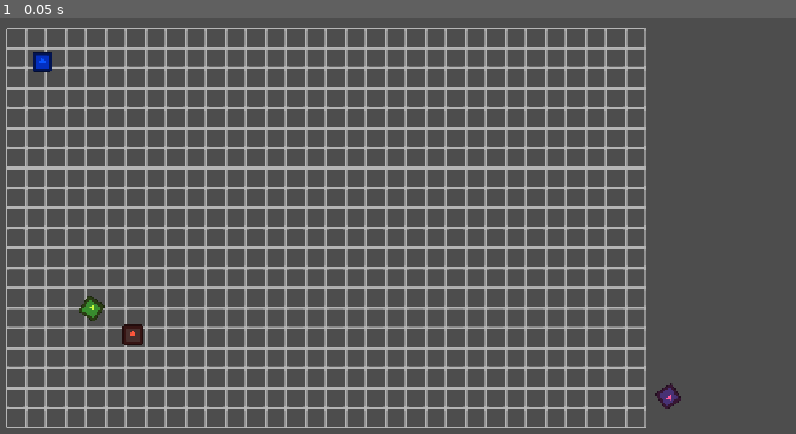
Above: before the commit, frame 1.
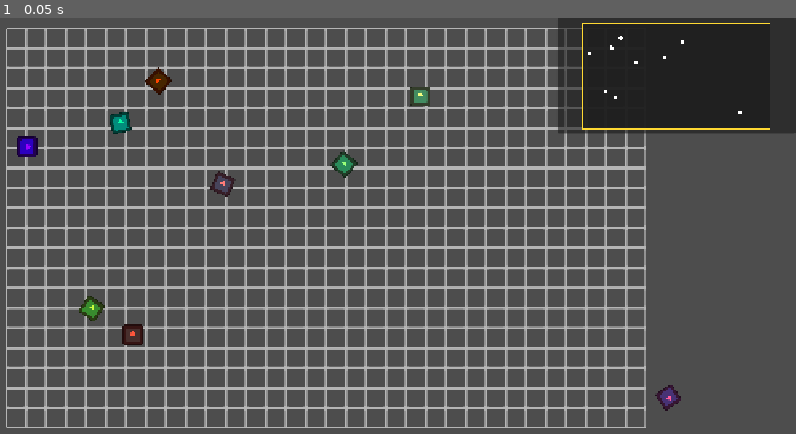
Above: after the commit, the same moment.

Repository: iboobey/piece-by-piece
Game: Godot game, scene res://scenes/puzzles/puzzle_one.tscn
The game is run twice, just before and just after one commit, with the same random seed, the same clock (stepped at 60 frames per second) and the same inputs. The project has no main scene, so this scene is started directly. The engine's default icon, where the game draws it, is replaced by a stand-in: a white triangle on a blue panel in a dark square.
Inputs:
- Up to frame 1 (0.05 s): no input

The runs differ from the first frame. In frame 1, 9.1% of the frame differs, in the area x 2-100%, y 0-95%.

Commit message:
Minimap Prototype 1
Added to minimap. Now it shows you the puzzles and the pieces as dots. I plan to change that to the textures of the pieces but I will look at that later.

Diff:
--- /dev/null
+++ b/scenes/elements/minimap.tscn
@@ -0,0 +1,17 @@
+[gd_scene format=3 uid="uid://b8svjfheqdwus"]
+
+[ext_resource type="Script" uid="uid://5duanyt0dwx4" path="res://scripts/elements/minimap.gd" id="1_x40qs"]
+[ext_resource type="Script" uid="uid://cyhgtp7rpfdpd" path="res://scripts/elements/minimap_contoller.gd" id="2_u77s1"]
+
+[node name="Minimap" type="CanvasLayer" unique_id=983585876]
+script = ExtResource("1_x40qs")
+
+[node name="PanelContainer" type="PanelContainer" parent="." unique_id=912337429]
+offset_left = 898.0
+offset_right = 1280.0
+offset_bottom = 185.0
+
+[node name="MinimapControl" type="Control" parent="PanelContainer" unique_id=545719250]
+layout_mode = 2
+mouse_filter = 2
+script = ExtResource("2_u77s1")
--- a/scenes/puzzles/puzzle_one.tscn
+++ b/scenes/puzzles/puzzle_one.tscn
@@ -4,6 +4,7 @@
 [ext_resource type="PackedScene" uid="uid://drlo4js7facl4" path="res://scenes/elements/puzzle_piece.tscn" id="2_tx7lx"]
 [ext_resource type="PackedScene" uid="uid://dm2eqk3o8akm3" path="res://scenes/elements/puzzle_level_controller.tscn" id="2_vwkdg"]
 [ext_resource type="Script" uid="uid://yosundi42qmy" path="res://scripts/elements/camera.gd" id="4_namvk"]
+[ext_resource type="PackedScene" uid="uid://b8svjfheqdwus" path="res://scenes/elements/minimap.tscn" id="5_ysy1r"]
 
 [node name="PuzzleOne" type="Node2D" unique_id=429189301]
 
@@ -16,9 +17,9 @@
 [node name="PuzzleLevelController" parent="." unique_id=1551109562 node_paths=PackedStringArray("PUZZLE_GRID") instance=ExtResource("2_vwkdg")]
 PUZZLE_GRID = NodePath("../PuzzleGrid")
 
-[node name="Pieces" type="Node2D" parent="." unique_id=1078004608]
+[node name="PiecesRoot" type="Node2D" parent="." unique_id=1078004608]
 
-[node name="PuzzlePiece" parent="Pieces" unique_id=2072894686 node_paths=PackedStringArray("PUZZLE_GRID", "LEVEL_CONTROLLER") instance=ExtResource("2_tx7lx")]
+[node name="PuzzlePiece" parent="PiecesRoot" unique_id=2072894686 node_paths=PackedStringArray("PUZZLE_GRID", "LEVEL_CONTROLLER") instance=ExtResource("2_tx7lx")]
 position = Vector2(219, 507)
 GRID_X = 1
 GRID_Y = 1
@@ -26,8 +27,8 @@
 LEVEL_CONTROLLER = NodePath("../../PuzzleLevelController")
 PUZZLE_MODULE = Color(1, 0.33811414, 0.23632264, 1)
 
-[node name="PuzzlePiece2" parent="Pieces" unique_id=2030280572 node_paths=PackedStringArray("PUZZLE_GRID", "LEVEL_CONTROLLER") instance=ExtResource("2_tx7lx")]
-position = Vector2(1076, 606)
+[node name="PuzzlePiece2" parent="PiecesRoot" unique_id=2030280572 node_paths=PackedStringArray("PUZZLE_GRID", "LEVEL_CONTROLLER") instance=ExtResource("2_tx7lx")]
+position = Vector2(1076, 607)
 rotation = 2.557566
 GRID_X = 1
 GRID_Y = 2
@@ -35,22 +36,67 @@
 LEVEL_CONTROLLER = NodePath("../../PuzzleLevelController")
 PUZZLE_MODULE = Color(1, 0.3590473, 0.6107856, 1)
 
-[node name="PuzzlePiece3" parent="Pieces" unique_id=1228614711 node_paths=PackedStringArray("PUZZLE_GRID", "LEVEL_CONTROLLER") instance=ExtResource("2_tx7lx")]
+[node name="PuzzlePiece3" parent="PiecesRoot" unique_id=1228614711 node_paths=PackedStringArray("PUZZLE_GRID", "LEVEL_CONTROLLER") instance=ExtResource("2_tx7lx")]
 position = Vector2(153, 465)
 rotation = 0.59905493
+GRID_X = 1
+GRID_Y = 3
+PUZZLE_GRID = NodePath("../../PuzzleGrid")
+LEVEL_CONTROLLER = NodePath("../../PuzzleLevelController")
+PUZZLE_MODULE = Color(0.78423136, 1, 0.24344015, 1)
+
+[node name="PuzzlePiece4" parent="PiecesRoot" unique_id=1862630047 node_paths=PackedStringArray("PUZZLE_GRID", "LEVEL_CONTROLLER") instance=ExtResource("2_tx7lx")]
+position = Vector2(679, 125)
+GRID_X = 2
+GRID_Y = 1
+PUZZLE_GRID = NodePath("../../PuzzleGrid")
+LEVEL_CONTROLLER = NodePath("../../PuzzleLevelController")
+PUZZLE_MODULE = Color(0.9504478, 1, 0.5075571, 1)
+
+[node name="PuzzlePiece5" parent="PiecesRoot" unique_id=1964677161 node_paths=PackedStringArray("PUZZLE_GRID", "LEVEL_CONTROLLER") instance=ExtResource("2_tx7lx")]
+position = Vector2(557, 233.99998)
+rotation = 0.7054496
 GRID_X = 2
 GRID_Y = 2
 PUZZLE_GRID = NodePath("../../PuzzleGrid")
 LEVEL_CONTROLLER = NodePath("../../PuzzleLevelController")
-PUZZLE_MODULE = Color(0.78423136, 1, 0.24344015, 1)
+PUZZLE_MODULE = Color(0.5978302, 1, 0.47373664, 1)
 
-[node name="PuzzlePiece4" parent="Pieces" unique_id=1862630047 node_paths=PackedStringArray("PUZZLE_GRID", "LEVEL_CONTROLLER") instance=ExtResource("2_tx7lx")]
-position = Vector2(74, 70)
+[node name="PuzzlePiece6" parent="PiecesRoot" unique_id=1929394198 node_paths=PackedStringArray("PUZZLE_GRID", "LEVEL_CONTROLLER") instance=ExtResource("2_tx7lx")]
+position = Vector2(363, 266)
+rotation = 0.40938783
 GRID_X = 2
 GRID_Y = 3
 PUZZLE_GRID = NodePath("../../PuzzleGrid")
 LEVEL_CONTROLLER = NodePath("../../PuzzleLevelController")
-PUZZLE_MODULE = Color(0.039267063, 0.33434623, 1, 1)
+PUZZLE_MODULE = Color(1, 0.486789, 0.47485125, 1)
+
+[node name="PuzzlePiece7" parent="PiecesRoot" unique_id=1556750826 node_paths=PackedStringArray("PUZZLE_GRID", "LEVEL_CONTROLLER") instance=ExtResource("2_tx7lx")]
+position = Vector2(50, 206)
+rotation = 1.5845603
+GRID_X = 3
+GRID_Y = 1
+PUZZLE_GRID = NodePath("../../PuzzleGrid")
+LEVEL_CONTROLLER = NodePath("../../PuzzleLevelController")
+PUZZLE_MODULE = Color(0.6050606, 0, 1, 1)
+
+[node name="PuzzlePiece8" parent="PiecesRoot" unique_id=532543539 node_paths=PackedStringArray("PUZZLE_GRID", "LEVEL_CONTROLLER") instance=ExtResource("2_tx7lx")]
+position = Vector2(260, 101)
+rotation = -0.82693714
+GRID_X = 3
+GRID_Y = 2
+PUZZLE_GRID = NodePath("../../PuzzleGrid")
+LEVEL_CONTROLLER = NodePath("../../PuzzleLevelController")
+PUZZLE_MODULE = Color(1, 0.2722674, 0, 1)
+
+[node name="PuzzlePiece9" parent="PiecesRoot" unique_id=1555643464 node_paths=PackedStringArray("PUZZLE_GRID", "LEVEL_CONTROLLER") instance=ExtResource("2_tx7lx")]
+position = Vector2(199, 168.00002)
+rotation = -0.20078355
+GRID_X = 3
+GRID_Y = 3
+PUZZLE_GRID = NodePath("../../PuzzleGrid")
+LEVEL_CONTROLLER = NodePath("../../PuzzleLevelController")
+PUZZLE_MODULE = Color(0.03205681, 1, 0.6516162, 1)
 
 [node name="Camera2D" type="Camera2D" parent="." unique_id=51699908]
 limit_left = 0
@@ -60,3 +106,7 @@
 limit_smoothed = true
 position_smoothing_speed = 12.0
 script = ExtResource("4_namvk")
+
+[node name="Minimap" parent="." unique_id=983585876 node_paths=PackedStringArray("pieces_root", "board_camera") instance=ExtResource("5_ysy1r")]
+pieces_root = NodePath("../PiecesRoot")
+board_camera = NodePath("../Camera2D")
--- /dev/null
+++ b/scripts/elements/minimap.gd
@@ -0,0 +1,11 @@
+extends CanvasLayer
+
+@export_category("Minimap Variables")
+@export var pieces_root : Node2D
+@export var board_camera : Camera2D
+@export var board_bounds : Rect2 = Rect2(
+	Vector2.ZERO,
+	Vector2(1280,720))
+
+@export var padding : float = 8.0
+@export var piece_dot_radius : float = 3.0
--- /dev/null
+++ b/scripts/elements/minimap_contoller.gd
@@ -0,0 +1,77 @@
+extends Control
+class_name MinimapController
+
+
+
+# Minimap Variables
+@onready var pieces_root : Node2D = $"../..".pieces_root
+@onready var board_camera : Camera2D = $"../..".board_camera
+@onready var board_bounds : Rect2 = $"../..".board_bounds
+@onready var padding : float = $"../..".padding
+@onready var piece_dot_radius : float = $"../..".piece_dot_radius
+
+var map_rect : Rect2
+var map_origin : Vector2
+var map_scale : float
+
+
+func _process(_delta: float) -> void:
+	queue_redraw()
+
+
+func world_to_map(world_position : Vector2) -> Vector2:
+	return map_origin + (world_position - board_bounds.position) * map_scale
+
+
+func _draw() -> void:
+
+
+	if board_camera == null or pieces_root == null:
+		return
+
+	if board_bounds.size.x <= 0.0 or board_bounds.size.y <= 0.0:
+		return
+
+
+	var inner_rect := Rect2(
+		Vector2(padding,padding),
+		size - Vector2(padding * 2, padding * 2)
+	)
+
+
+	if inner_rect.size.x <= 0.0 or inner_rect.size.y <= 0.0:
+		return
+
+
+	map_scale = minf(
+		inner_rect.size.x / board_bounds.size.x,
+		inner_rect.size.y / board_bounds.size.y
+	)
+
+	var map_size := board_bounds.size * map_scale
+	map_origin = inner_rect.position + (inner_rect.size - map_size) / 2
+	map_rect = Rect2(map_origin, map_size)
+
+	draw_rect(map_rect, Color(0.12, 0.12, 0.12, 0.9), true)
+	draw_rect(map_rect, Color(0.75, 0.75, 0.75), false, 1)
+
+	for piece in pieces_root.get_children():
+		if not (piece is Node2D):
+			continue
+
+
+		var map_position := world_to_map(piece.global_position)
+
+		if map_rect.has_point(map_position):
+			draw_circle(map_position, piece_dot_radius, piece.modulate)
+
+	var world_view_size := get_viewport_rect().size / board_camera.zoom
+	var view_center := board_camera.get_screen_center_position()
+	var view_top_left_corner := view_center - world_view_size / 2
+
+	var camera_map_rect := Rect2(world_to_map(view_top_left_corner), world_view_size * map_scale)
+
+	var visible_camera_rect := camera_map_rect.intersection(map_rect)
+
+	if visible_camera_rect.size.x > 0.0 and visible_camera_rect.size.y > 0.0:
+		draw_rect(visible_camera_rect, Color(1.0, 0.85, 0.2), false, 2.0)
Not shown, added: scripts/elements/minimap.gd.uid
Not shown, added: scripts/elements/minimap_contoller.gd.uid
